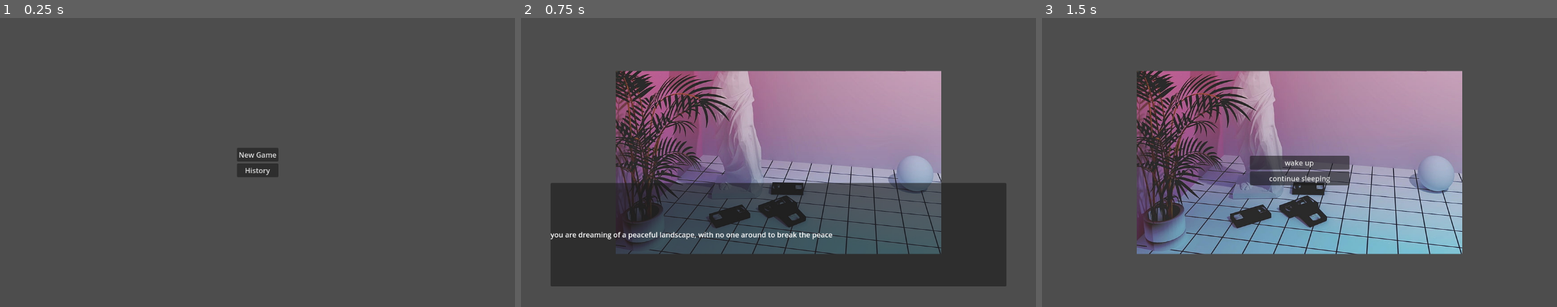
Above: before the commit, frames 1-3 (left to right).
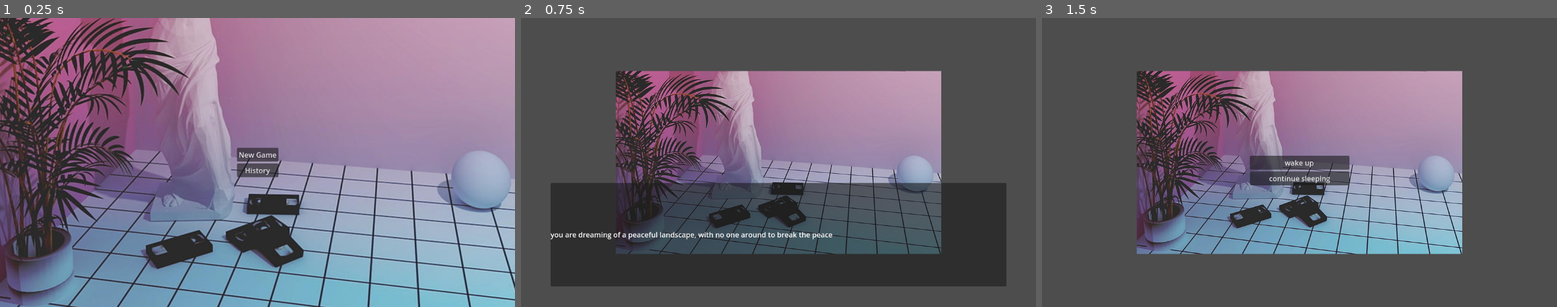
Above: after the commit, the same moments.

Repository: MansiAyer/VisualNovelTemplate2D
Game: Godot game, scene res://scenes/main_control.tscn
Two runs of this game, one before a commit and one after it. Both use one fixed random seed, a clock stepped at 60 frames per second and the inputs below.
Inputs (mouse positions are in pixels of both pictures, inside the frame that each line leads up to):
- Up to frame 1 (0.25 s): no input
- Up to frame 2 (0.75 s): click "New Game" at 0.5 s
- Up to frame 3 (1.5 s): tap Enter at 1.25 s; move the mouse to (1299, 234) at 1.27 s; click (1299, 234) at 1.35 s

The runs differ from the first frame. In frame 1, 97% of the frame differs, in the area x 0-100%, y 0-100%; in frame 2, nothing differs; in frame 3, nothing differs.

Commit message:
backgrounds - added for menu

Diff:
--- a/scenes/main_control.tscn
+++ b/scenes/main_control.tscn
@@ -1,7 +1,8 @@
-[gd_scene load_steps=5 format=3 uid="uid://cl7hxiwf4sleq"]
+[gd_scene load_steps=6 format=3 uid="uid://cl7hxiwf4sleq"]
 
 [ext_resource type="Script" uid="uid://mhfw03siv61q" path="res://scripts/main_control.gd" id="1_3tiwv"]
 [ext_resource type="Script" uid="uid://b0fj46usiwe7y" path="res://scripts/main_menu.gd" id="3_sqeji"]
+[ext_resource type="Texture2D" uid="uid://be06fa30gmef3" path="res://media/placeholders/aesthetics-vaporwave-seapunk-light-wallpaper-preview-1827258361.jpg" id="4_8jdwr"]
 [ext_resource type="PackedScene" uid="uid://d1ie2mcfeys2m" path="res://scenes/base_menu.tscn" id="4_422ur"]
 [ext_resource type="Script" uid="uid://efoqpct3gfap" path="res://scripts/story_act.gd" id="6_4v3x4"]
 
@@ -12,6 +13,11 @@
 
 [node name="MainMenu" parent="." instance=ExtResource("4_422ur")]
 script = ExtResource("3_sqeji")
+
+[node name="Sprite2D" type="Sprite2D" parent="MainMenu"]
+position = Vector2(48.829334, 31.499975)
+scale = Vector2(1.6268291, 1.6268291)
+texture = ExtResource("4_8jdwr")
 
 [node name="New Game" type="Button" parent="MainMenu"]
 layout_mode = 2
--- a/scripts/base_menu.gd
+++ b/scripts/base_menu.gd
@@ -4,10 +4,17 @@
 
 signal menu_pressed(button_name: String)
 @export var menu_name : String = "defaultMenu"
+@export var menu_background : Sprite2D = Sprite2D.new()
 
 # Called when the node enters the scene tree for the first time.
 func _ready() -> void:
 	menu_name = get_name() as String
+
+func set_menu_background(bg_image_path: String):
+	menu_background.set_texture(load(bg_image_path) as Texture2D)
+	add_child(menu_background)
+	menu_background.set_position(Vector2.ZERO)
+
 
 func set_menu_name(m_name: String):
 	menu_name = m_name
